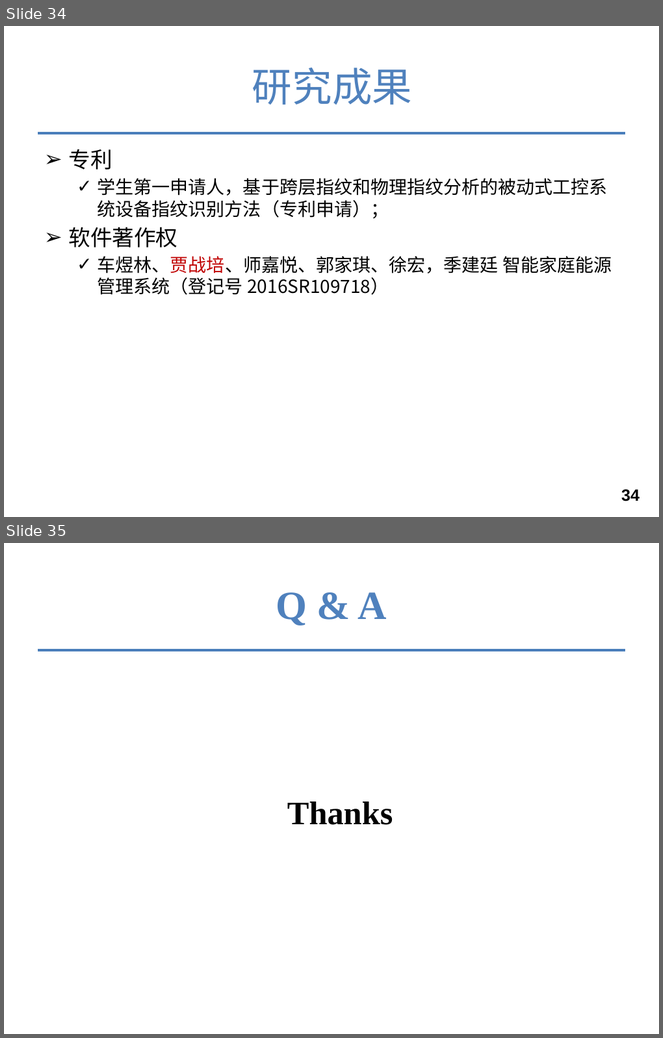
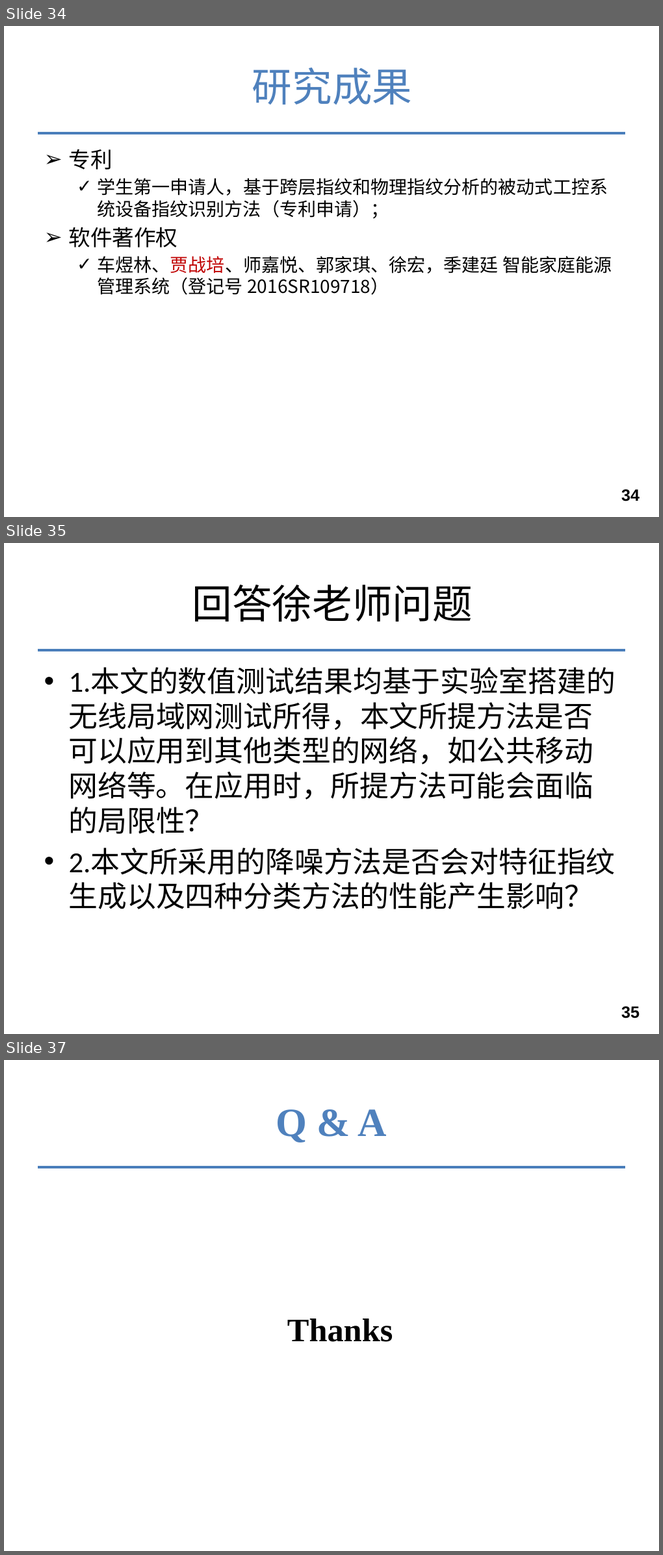
Before and after one commit to tianwen2017111/graduate_git, a slide deck: 余天文-硕5033班.pptx. Shown one above the other, each under a label of ours: slides 34 and 35 before the commit, slides 34, 35 and 37 after it; the slides between them are not shown. The pictures are 663x1038 and 663x1555 pixels, drawn with LibreOffice and Linux fonts; fonts in the diff are those of the drawing; background and template pictures are left out. Boxes give left, top, right and bottom in pixels: in the first picture for what was removed or moved away, otherwise in the second. Text is boxed around its words. In the diff, an @@ line names an element or a change of style, - is before the commit and + after.

```diff
--- a/余天文-硕5033班.pptx
+++ b/余天文-硕5033班.pptx
@@ slide 35 added at box(4, 543, 659, 1034), background #FFFFFF; not listed: 1 template element that a slide beside it also shows @@
@@ title added at box(192, 585, 473, 622), 44 pt, text #000000 @@
+回答徐老师问题
@@ text added at box(69, 668, 616, 910), 32 pt, text #000000 @@
+• 1.本文的数值测试结果均基于实验室搭建的无线局域网测试所得，本文所提方法是否可以应用到其他类型的网络，如公共移动网络等。在应用时，所提方法可能会面临的局限性？
+• 2.本文所采用的降噪方法是否会对特征指纹生成以及四种分类方法的性能产生影响？
@@ page number added at box(622, 1006, 640, 1019), 18 pt, text #000000, bold @@
+35
@@ what was slide 35 is now slide 37 @@
```
Also in this commit, not shown: 1 other slide added, 4 other files.
